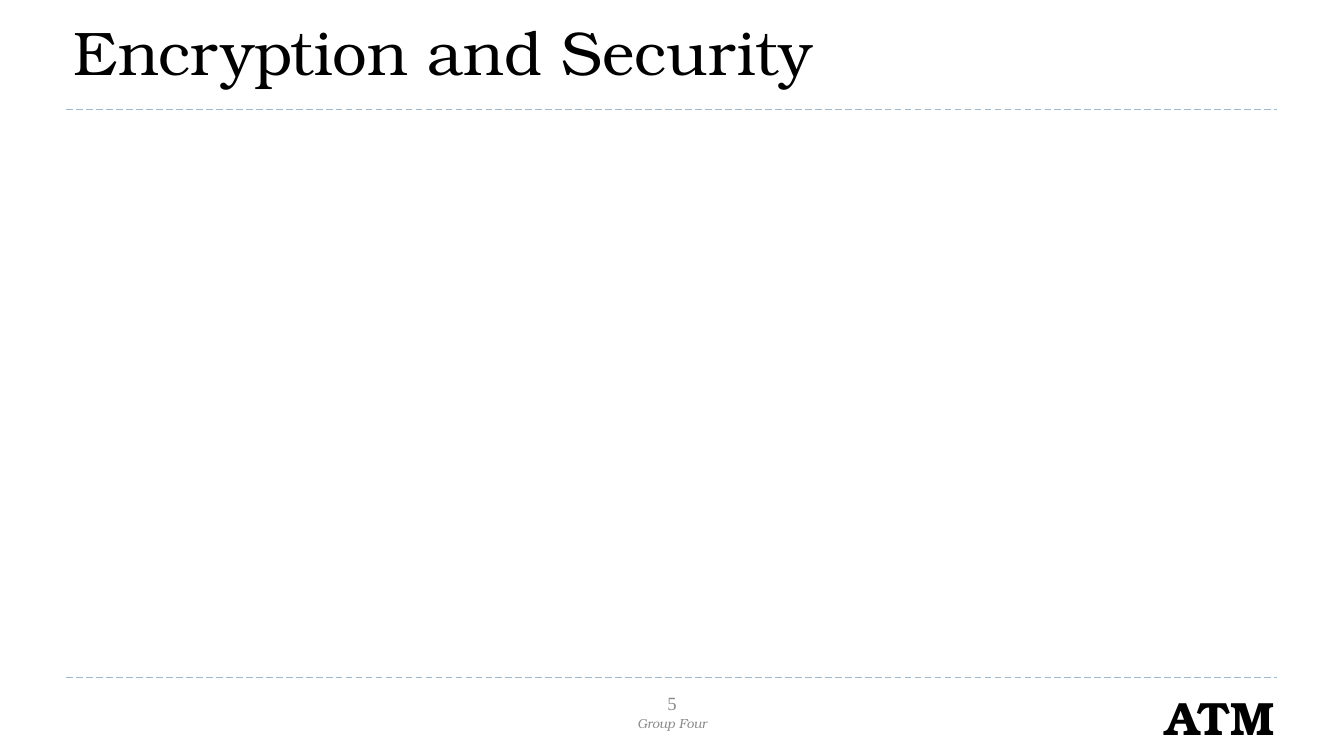
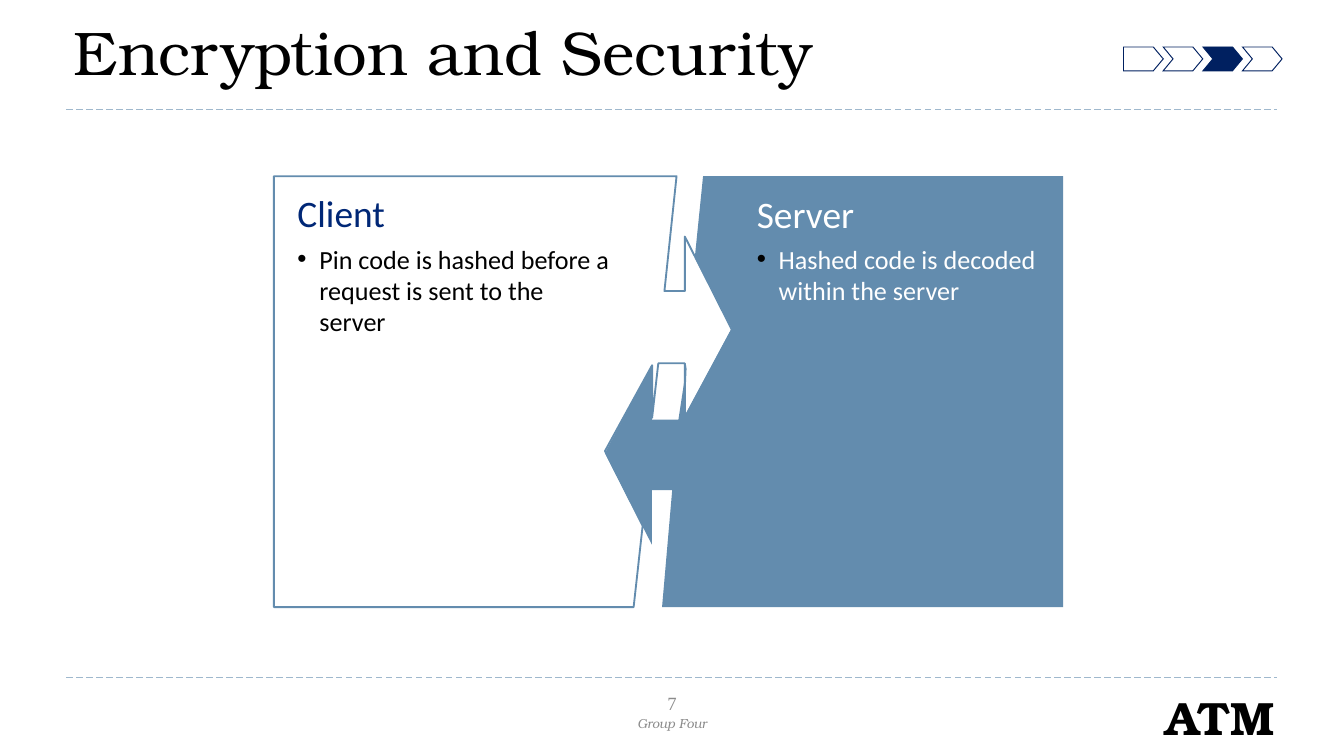
Before and after one commit to mari-husain/csharp-atm, a slide deck: slide 7 of C# Project.pptx (slide 5 before the commit). Drawn at 1344x756 pixels with LibreOffice and Linux fonts; fonts in the diff are those of the drawing; background and template pictures are left out. Boxes give left, top, right and bottom in pixels: in the first picture for what was removed or moved away, otherwise in the second. Text is boxed around its words. In the diff, an @@ line names an element or a change of style, - is before the commit and + after.

```diff
--- a/C# Project.pptx
+++ b/C# Project.pptx
@@ group added at box(1124, 47, 1282, 71): 3 chevrons, 1 pentagon arrow @@
@@ freeform shape added at box(274, 176, 732, 607), fill #FFFFFF, outline #638CAE 1 pt @@
@@ freeform shape added at box(605, 176, 1063, 607), fill #638CAE @@
@@ text added at box(297, 201, 609, 331), 14 pt, text #000000 @@
+Client
+• Pin code is hashed before a request is sent to the server
@@ text added at box(757, 204, 1036, 300), 14 pt, text #FFFFFF @@
+Server
+• Hashed code is decoded within the server
@@ page number at box(667, 698, 676, 710): text changed @@
-5
+7
```
Also in this commit, not shown: 3 other slides changed, 4 slides added, 2 slides removed.
